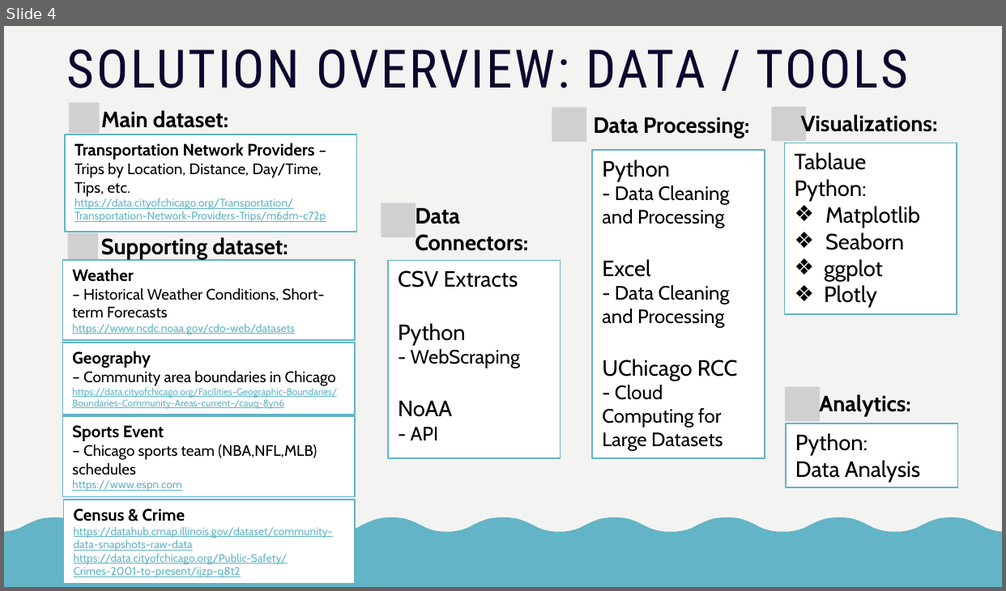
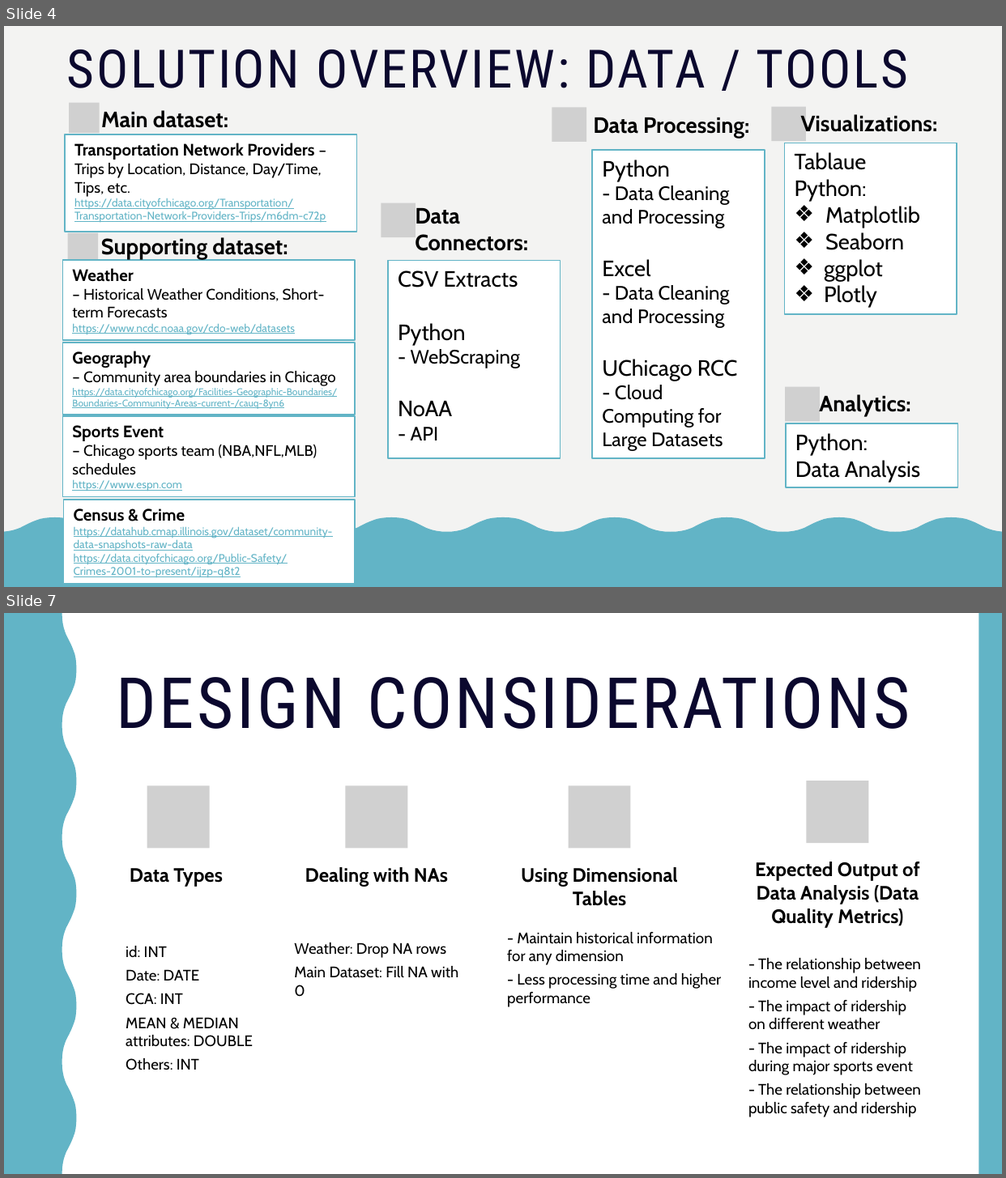
Before and after one commit to Data-Engineering-Platform-Final-Project/DEPA-FP-Files, a slide deck: DEPA Final Project PPT.pptx. Shown one above the other, each under a label of ours: slide 4 before the commit, slides 4 and 7 after it; the slides between them are not shown. The pictures are 1006x591 and 1006x1178 pixels, drawn with LibreOffice and Linux fonts; fonts in the diff are those of the drawing; grey boxes stand for pictures. Boxes give left, top, right and bottom in pixels: in the first picture for what was removed or moved away, otherwise in the second. Text is boxed around its words. In the diff, an @@ line names an element or a change of style, - is before the commit and + after.

```diff
--- a/DEPA Final Project PPT.pptx
+++ b/DEPA Final Project PPT.pptx
@@ slide 7 added at box(4, 613, 1002, 1174), background #FFFFFF @@
@@ freeform shape added at box(4, 613, 77, 1174), fill #0B082E @@
@@ rectangle added at box(4, 613, 1002, 1174), fill #FFFFFF @@
@@ freeform shape added at box(4, 613, 77, 1174), fill #62B4C6 @@
@@ rectangle added at box(979, 613, 1002, 1174), fill #62B4C6 @@
@@ title added at box(117, 677, 910, 729), 51 pt, text #0B082E @@
+DESIGN CONSIDERATIONS
@@ group added at box(126, 781, 921, 1118): 8 texts, 4 pictures @@
+Data Types
+id: INT
+Date: DATE
+CCA: INT
+MEAN & MEDIAN attributes: DOUBLE
+Others: INT
+Dealing with NAs
+Weather: Drop NA rows
+Main Dataset: Fill NA with 0
+Using Dimensional Tables
+- Maintain historical information for any dimension
+- Less processing time and higher performance
+Expected Output of Data Analysis (Data Quality Metrics)
+- The relationship between income level and ridership
+- The impact of ridership on different weather
+- The impact of ridership during major sports event
+- The relationship between public safety and ridership
```
Also in this commit, not shown: 2 slides changed, 1 other slide added, 2 slides removed.
